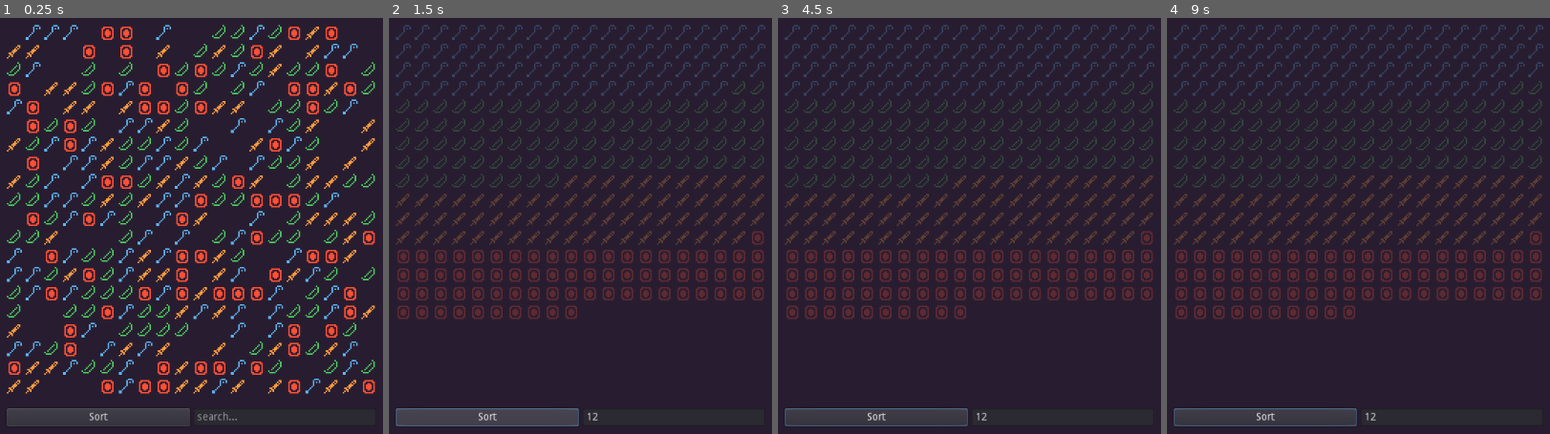
Above: before the commit, frames 1-4 (left to right).
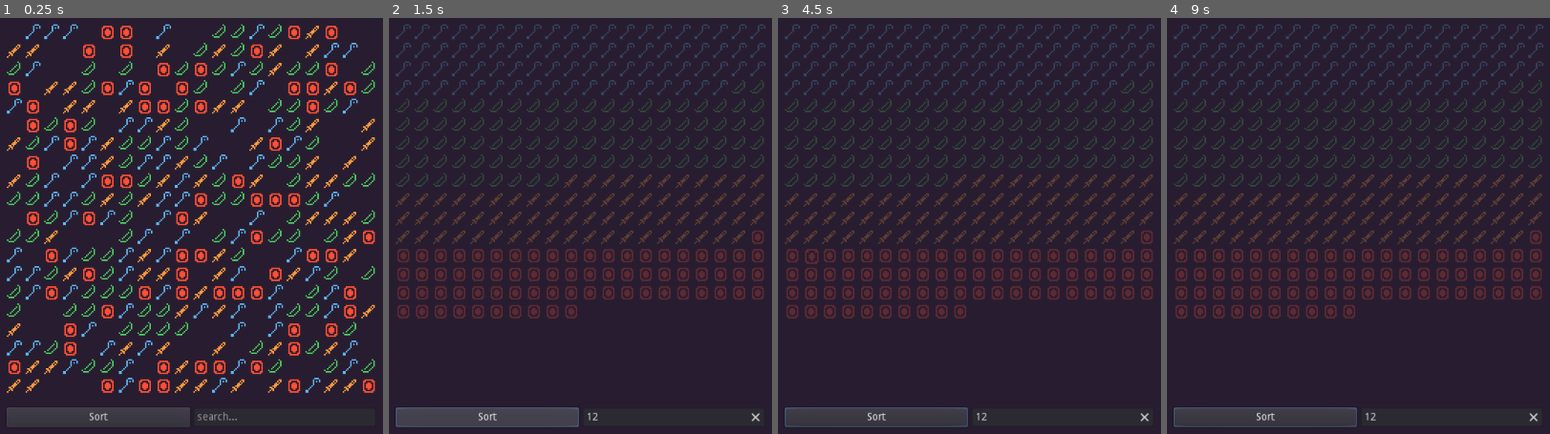
Above: after the commit, the same moments.

Repository: AGPritchard/inventory
Game: Godot game, scene res://src/inventory/inventory.tscn
Two runs of this game, one before a commit and one after it. Both use one fixed random seed, a clock stepped at 60 frames per second and the inputs below. The project has no main scene, so this scene is started directly.
Inputs (mouse positions are in pixels of both pictures, inside the frame that each line leads up to):
- Up to frame 1 (0.25 s): no input
- Up to frame 2 (1.5 s): click (672, 417) at 0.52 s; type "12" at 0.6 s; click "Sort" at 1.25 s
- Up to frame 3 (4.5 s): click "Sort" at 2 s; click "Sort" at 2.75 s; tap Enter at 3.5 s; move the mouse to (1138, 205) at 3.52 s; click (1138, 205) at 3.67 s; tap Space at 4.25 s; move the mouse to (816, 246) at 4.27 s; click (816, 246) at 4.42 s
- Up to frame 4 (9 s): tap Enter at 5, 6.5 s; move the mouse to (1435, 126) at 5.02 s; click (1435, 126) at 5.17 s; tap Space at 5.75, 7.25 s; move the mouse to (1320, 313) at 5.77 s; click (1320, 313) at 5.92 s; move the mouse to (outside the picture) at 6.52 s; click (outside the picture) at 6.67 s; move the mouse to (outside the picture) at 7.27 s; click (outside the picture) at 7.42 s; move the mouse to (1396, 226) at 8.02 s; click (1396, 226) at 8.17 s; move the mouse to (1243, 113) at 8.77 s; click (1243, 113) at 8.92 s

The runs differ from the first frame. In frame 1, 12% of the frame differs, in the area x 1-99%, y 1-99%; in frame 2, 5.5%; in frame 3, 5.5%; in frame 4, 5.5%.

Commit message:
Add clear button to search bar

Diff:
--- a/src/inventory/inventory.tscn
+++ b/src/inventory/inventory.tscn
@@ -57,6 +57,7 @@
 margin_right = 105.0
 margin_bottom = 24.0
 size_flags_horizontal = 3
+clear_button_enabled = true
 placeholder_text = "search..."
 [connection signal="pressed" from="VBoxContainer/HBoxContainer/SortButton" to="." method="_on_SortButton_pressed"]
 [connection signal="text_changed" from="VBoxContainer/HBoxContainer/SearchBar" to="." method="_on_SearchBar_text_changed"]
